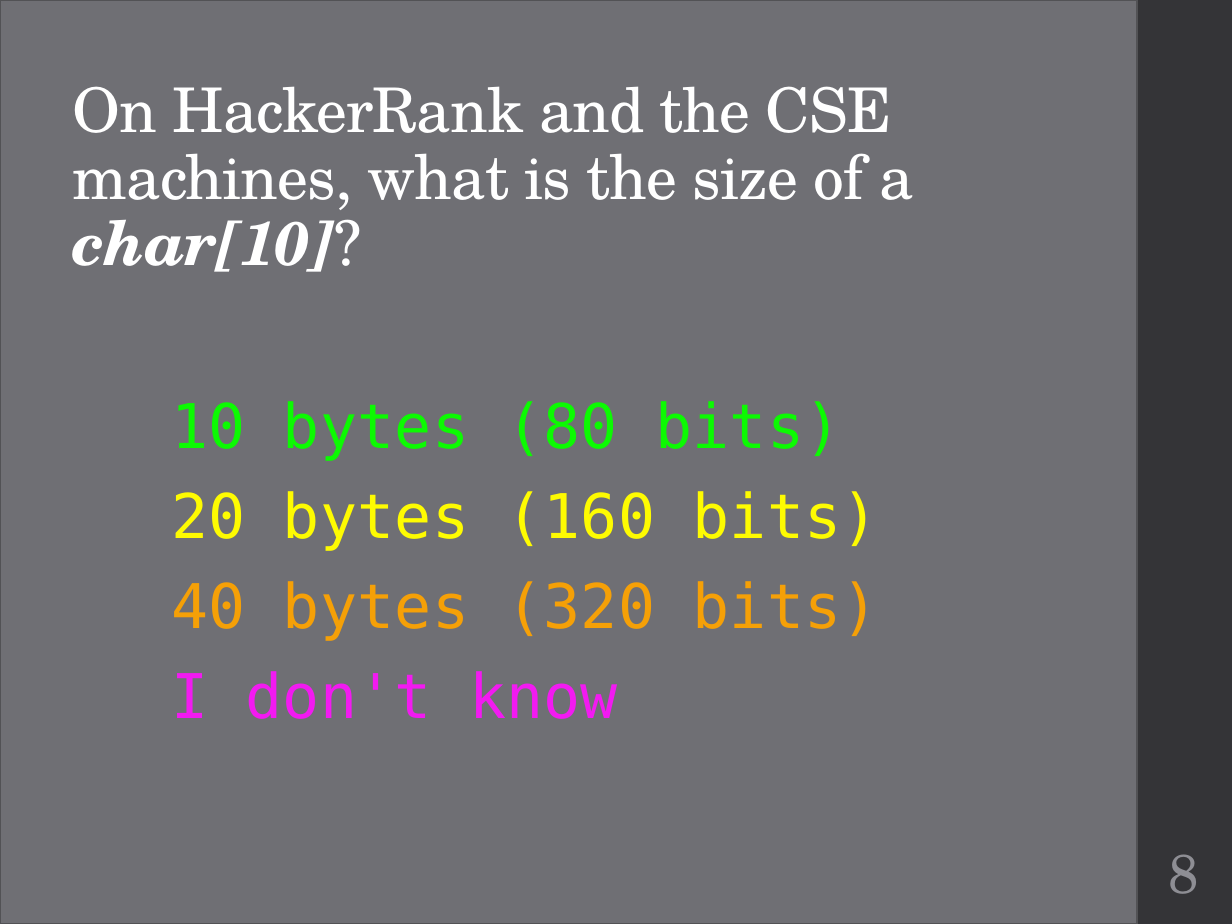
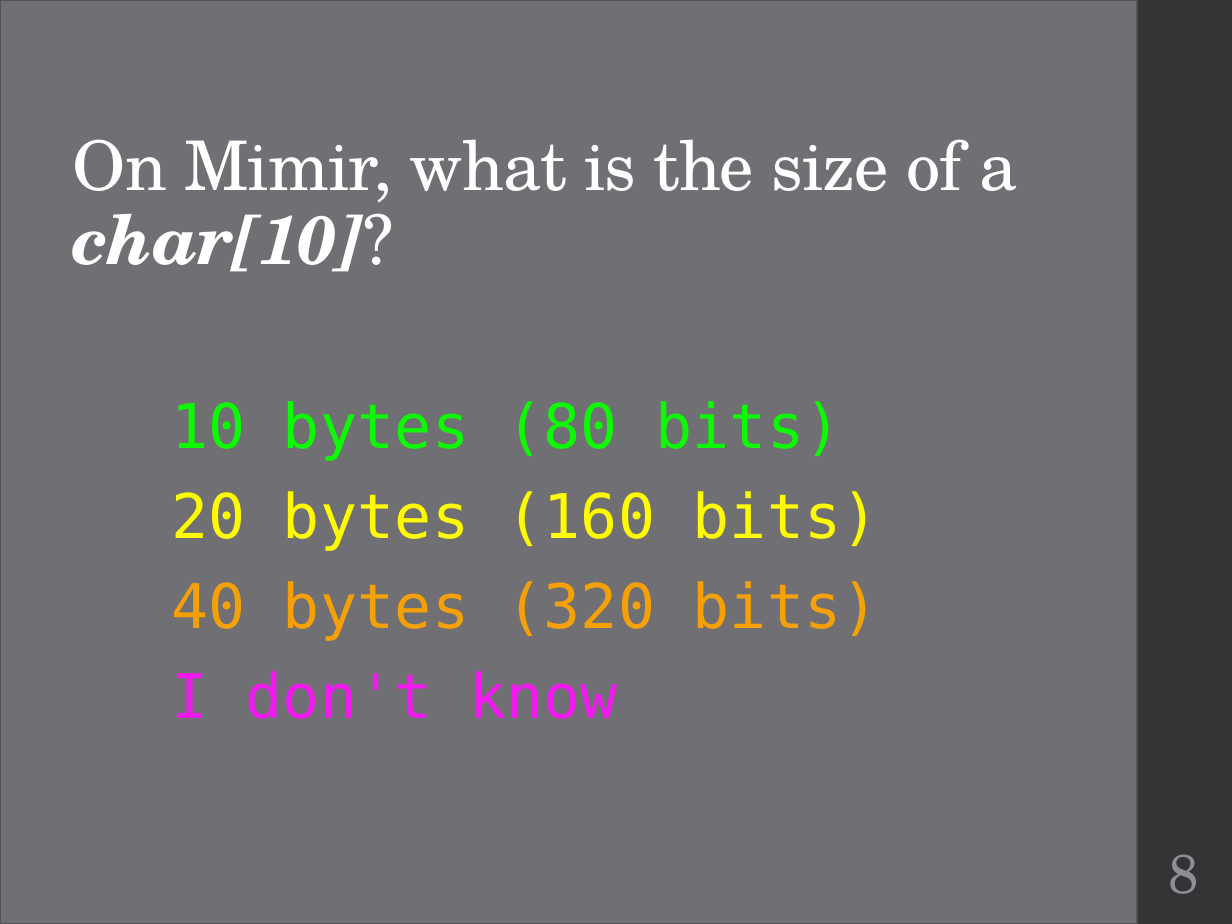
Before and after one commit to geneti/cse220_2020fall, a slide deck: slide 8 of Lectures/cse220-19-custom-types.pptx. Drawn at 1232x924 pixels with LibreOffice and Linux fonts; fonts in the diff are those of the drawing. Boxes give left, top, right and bottom in pixels: in the first picture for what was removed or moved away, otherwise in the second. Text is boxed around its words. In the diff, an @@ line names an element or a change of style, - is before the commit and + after.

```diff
--- a/Lectures/cse220-19-custom-types.pptx
+++ b/Lectures/cse220-19-custom-types.pptx
@@ title at (73, 139, 1018, 272): text changed; size 36 to 40 pt @@
-On HackerRank and the CSE machines, what is the size of a
-char[10]?
+On Mimir, what is the size of a
+char[10]?
```
Also in this commit, not shown: 4 other slides changed, 2 other files.
